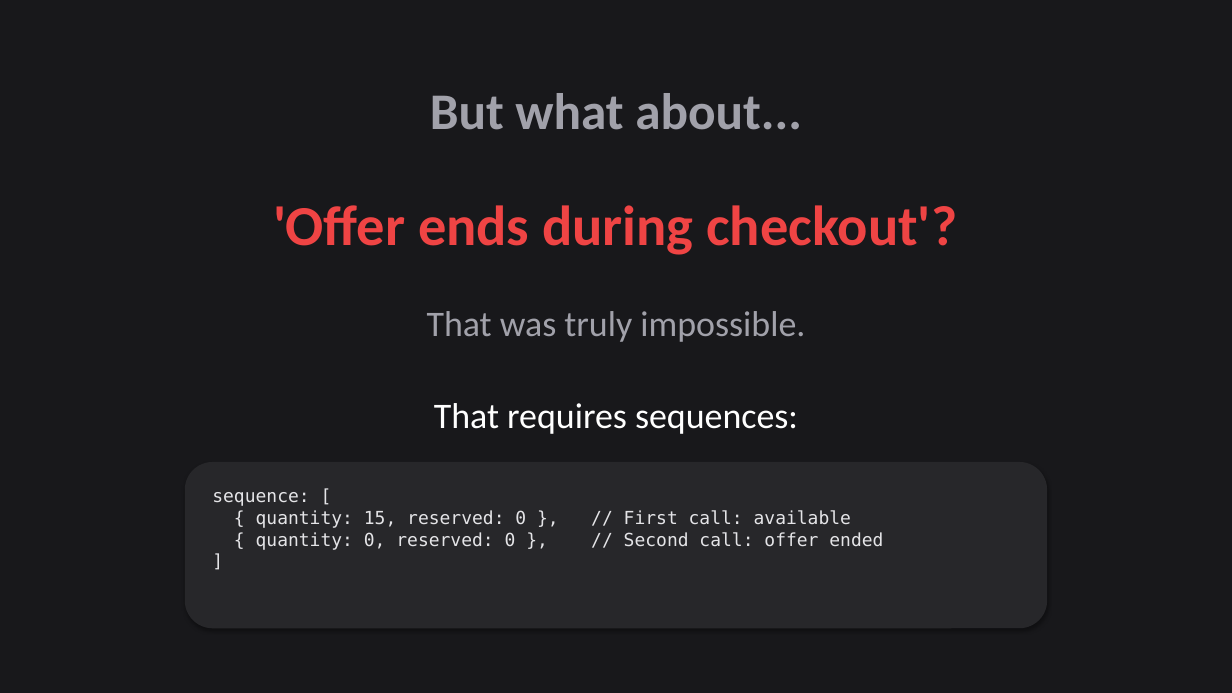
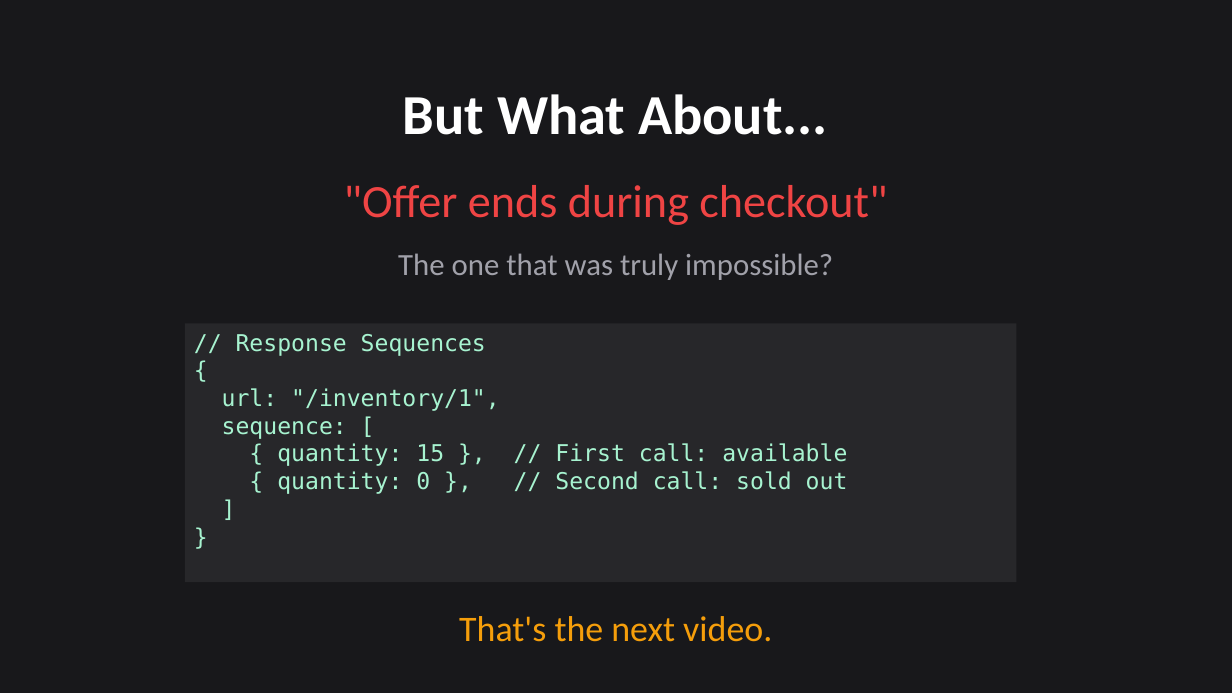
Before and after one commit to citypaul/scenarist, a slide deck: slide 18 of docs/promotional-campaign/presentations/video-03-one-server-unlimited-scenarios.pptx. Drawn at 1232x693 pixels with LibreOffice and Linux fonts; fonts in the diff are those of the drawing. Boxes give left, top, right and bottom in pixels: in the first picture for what was removed or moved away, otherwise in the second. Text is boxed around its words. In the diff, an @@ line names an element or a change of style, - is before the commit and + after.

```diff
--- a/docs/promotional-campaign/presentations/video-03-one-server-unlimited-scenarios.pptx
+++ b/docs/promotional-campaign/presentations/video-03-one-server-unlimited-scenarios.pptx
@@ text at [403, 94, 828, 135]: text changed; size 40 to 44 pt; text colour #A1A1AA to #FFFFFF @@
-But what about...
+But What About...
@@ text at [344, 185, 887, 225]: text changed; size 44 to 36 pt; bold off @@
-'Offer ends during checkout'?
+"Offer ends during checkout"
@@ text at [398, 253, 833, 280]: text changed; size 28 to 24 pt @@
-That was truly impossible.
+The one that was truly impossible?
@@ rectangle "// Response Sequences { url: ...": place and size @@
-rectangle "// Response Sequences { url: ..." at [434, 403, 798, 434]
+rectangle "// Response Sequences { url: ..." at [185, 323, 1017, 582]
@@ rectangle "// Response Sequences { url: ..." at [185, 323, 1017, 582]: fill none to #27272A @@
@@ text in rectangle at [222, 334, 848, 494]: text changed; size 28 to 18 pt; font Calibri to DejaVu Sans Mono; text colour #FFFFFF to #A7F3D0 @@
-That requires sequences:
+// Response Sequences
+{
+url: "/inventory/1",
+sequence: [
+{ quantity: 15 }, // First call: available
+{ quantity: 0 }, // Second call: sold out
+]
+}
@@ rounded rectangle removed at [185, 462, 1047, 628] @@
@@ text removed at [212, 492, 883, 550] @@
-sequence: [
-{ quantity: 15, reserved: 0 }, // First call: available
-{ quantity: 0, reserved: 0 }, // Second call: offer ended
-]
@@ text added at [459, 616, 772, 642], 28 pt, text #F59E0B @@
+That's the next video.
```
Also in this commit, not shown: 7 other slides changed, 11 slides added, 11 slides removed, 12 other files.
